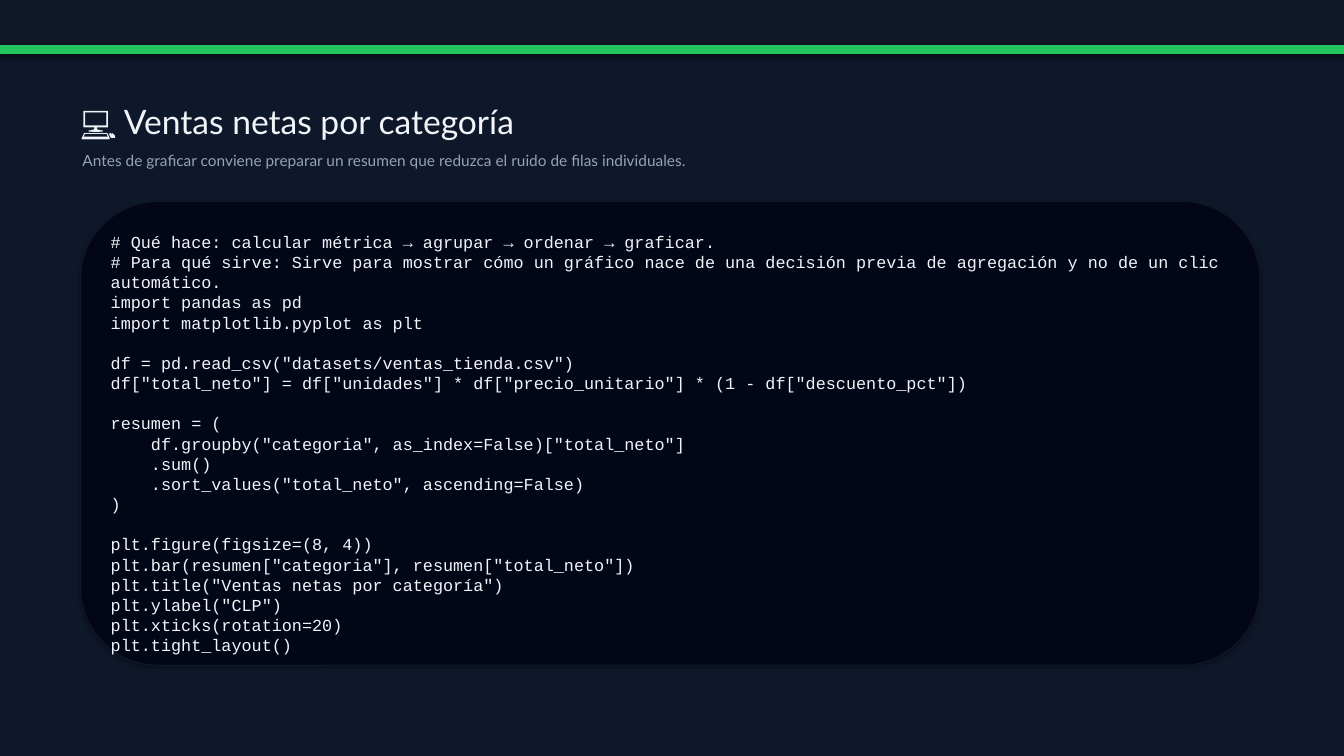
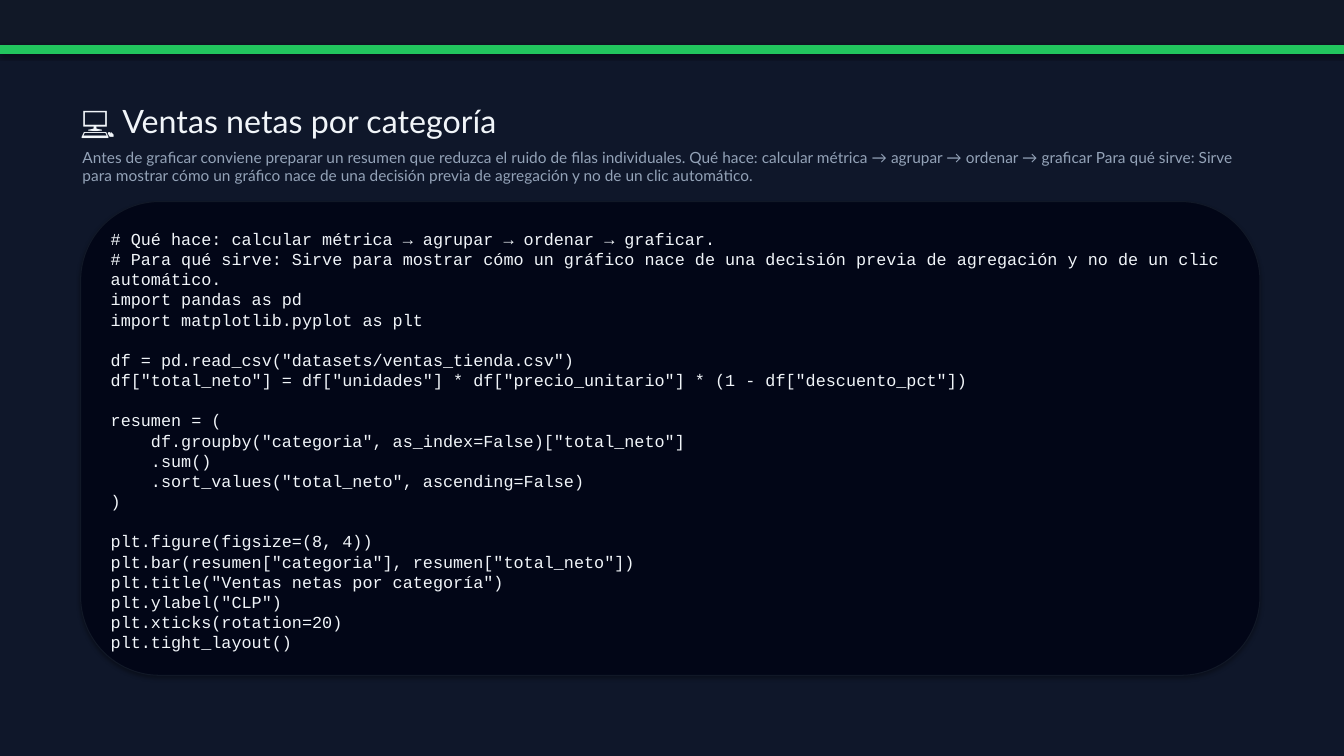
Before and after one commit to vladimiracunadev-create/python-data-science-bootcamp, a slide deck: slide 6 of docs/presentaciones/classes/clase-03-visualizacion-exploratoria-presentacion.pptx (slide 5 before the commit). Drawn at 1344x756 pixels with LibreOffice and Linux fonts; fonts in the diff are those of the drawing. Boxes give left, top, right and bottom in pixels: in the first picture for what was removed or moved away, otherwise in the second. Text is boxed around its words. In the diff, an @@ line names an element or a change of style, - is before the commit and + after.

```diff
--- a/docs/presentaciones/classes/clase-03-visualizacion-exploratoria-presentacion.pptx
+++ b/docs/presentaciones/classes/clase-03-visualizacion-exploratoria-presentacion.pptx
@@ text "💻 Ventas netas por categoría" at [122,109,496,139]: size 24 to 23 pt @@
@@ text at [82,151,1233,184]: text changed @@
-Antes de graficar conviene preparar un resumen que reduzca el ruido de filas individuales.
+Antes de graficar conviene preparar un resumen que reduzca el ruido de filas individuales. Qué hace: calcular métrica → agrupar → ordenar → graficar Para qué sirve: Sirve para mostrar cómo un gráfico nace de una decisión previa de agregación y no de un clic automático.
@@ rounded rectangle: place and size @@
-rounded rectangle at [81,202,1260,665]
+rounded rectangle at [81,202,1260,676]
@@ text "# Qué hace: calcular métrica ..." rewrapped from [111,236,1218,635] to [111,233,1218,652] @@
```
Also in this commit, not shown: 5 other slides changed, 2 slides added, 1 slide removed, 38 other files.
